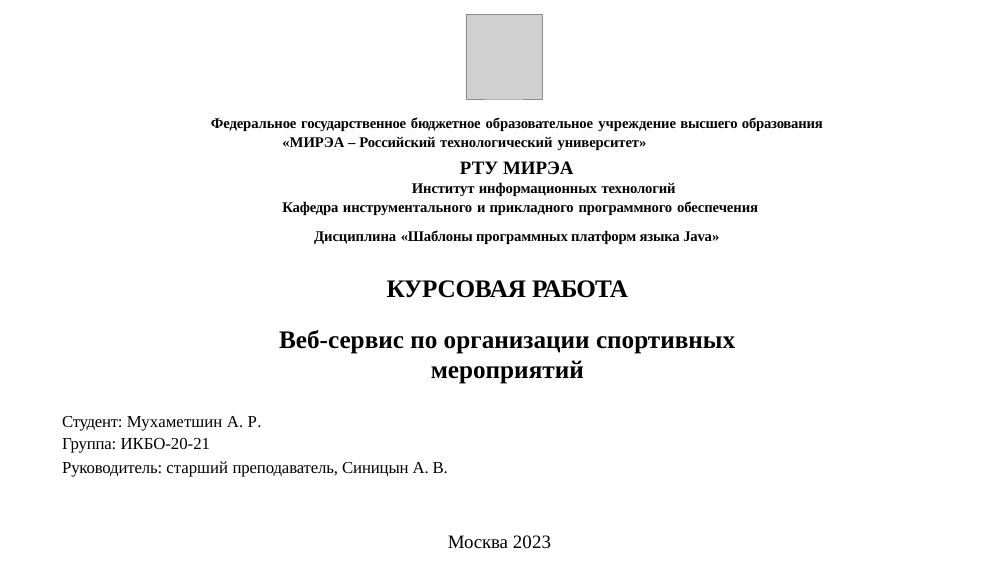
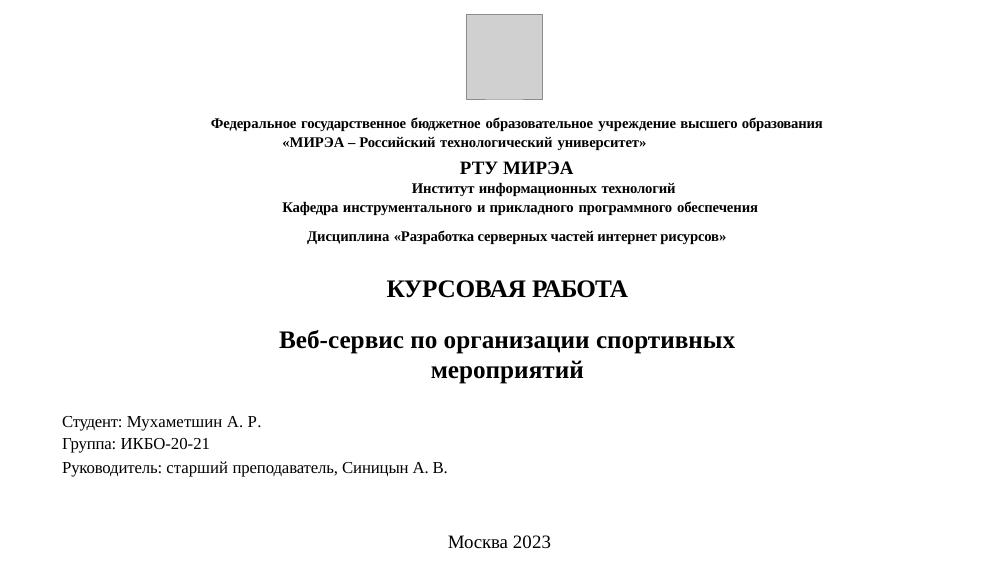
Before and after one commit to SlasherSDCaT/PlayHub, a slide deck: slide 1 of works/Презентация_РСЧИР_ИКБО-20-21_МухаметшинАР.pptx. Drawn at 1008x567 pixels with LibreOffice and Linux fonts; fonts in the diff are those of the drawing; grey boxes stand for pictures. Boxes give left, top, right and bottom in pixels: in the first picture for what was removed or moved away, otherwise in the second. Text is boxed around its words. In the diff, an @@ line names an element or a change of style, - is before the commit and + after.

```diff
--- a/works/Презентация_РСЧИР_ИКБО-20-21_МухаметшинАР.pptx
+++ b/works/Презентация_РСЧИР_ИКБО-20-21_МухаметшинАР.pptx
@@ text at (307,230,726,244): text changed @@
-Дисциплина «Шаблоны программных платформ языка Java»
+Дисциплина «Разработка серверных частей интернет рисурсов»
```
Also in this commit, not shown: 20 other files.
